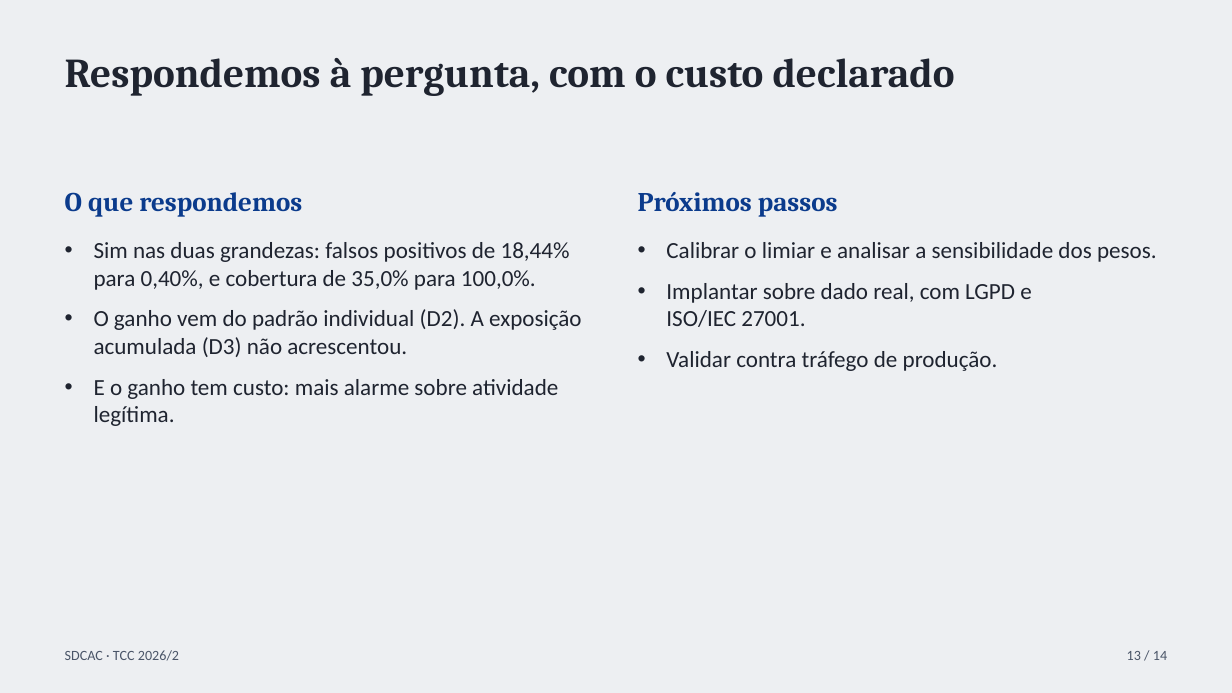
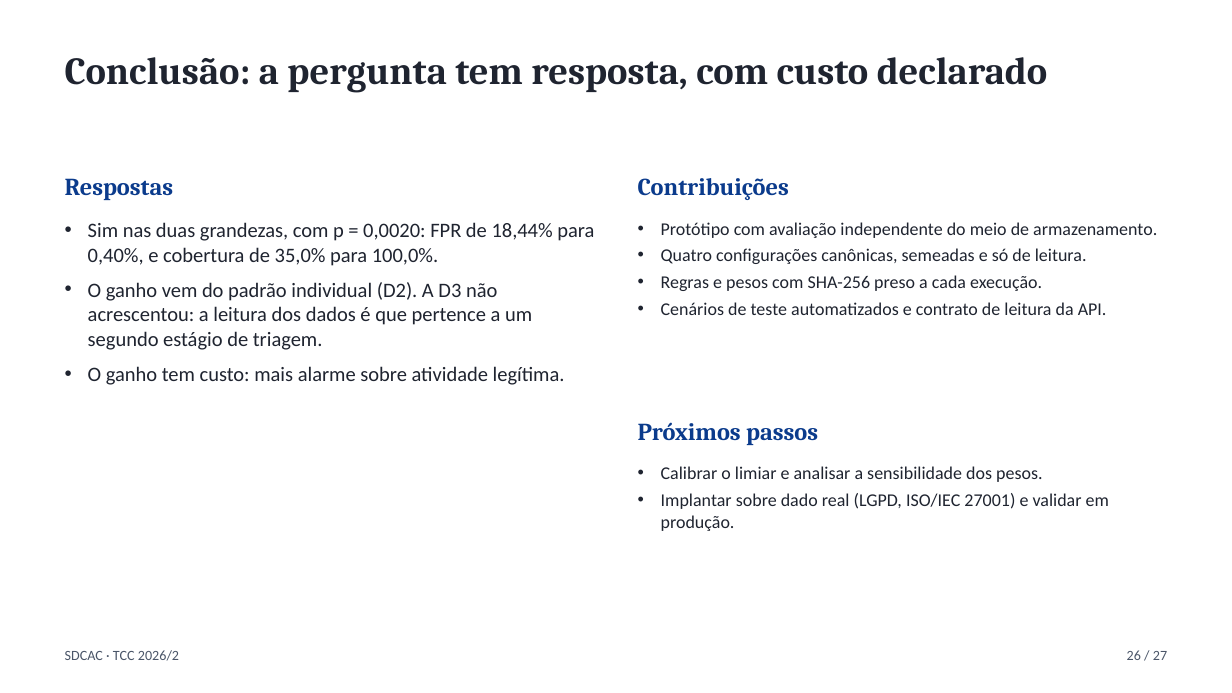
Before and after one commit to Codexrocks/TCC_SDCAC, a slide deck: slide 26 of apresentacao/apresentacao-sdcac.pptx (slide 13 before the commit). Drawn at 1232x693 pixels with LibreOffice and Linux fonts; fonts in the diff are those of the drawing. Boxes give left, top, right and bottom in pixels: in the first picture for what was removed or moved away, otherwise in the second. Text is boxed around its words. In the diff, an @@ line names an element or a change of style, - is before the commit and + after.

```diff
--- a/apresentacao/apresentacao-sdcac.pptx
+++ b/apresentacao/apresentacao-sdcac.pptx
@@ background #EDEFF2 to #FFFFFF @@
@@ text at <box>65,57,1048,93</box>: text changed; size 32 to 30 pt @@
-Respondemos à pergunta, com o custo declarado
+Conclusão: a pergunta tem resposta, com custo declarado
@@ text added at <box>65,178,173,200</box>, 19 pt, text #0B3B8C, bold @@
+Respostas
@@ text added at <box>638,178,789,200</box>, 19 pt, text #0B3B8C, bold @@
+Contribuições
@@ text removed at <box>65,192,302,217</box> @@
-O que respondemos
@@ text at <box>88,222,594,385</box>: text changed; size 18 to 16 pt @@
-• Sim nas duas grandezas: falsos positivos de 18,44% para 0,40%, e cobertura de 35,0% para 100,0%.
-• O ganho vem do padrão individual (D2). A exposição acumulada (D3) não acrescentou.
-• E o ganho tem custo: mais alarme sobre atividade legítima.
+• Sim nas duas grandezas, com p = 0,0020: FPR de 18,44% para 0,40%, e cobertura de 35,0% para 100,0%.
+• O ganho vem do padrão individual (D2). A D3 não acrescentou: a leitura dos dados é que pertence a um segundo estágio de triagem.
+• O ganho tem custo: mais alarme sobre atividade legítima.
@@ text added at <box>661,222,1157,315</box>, 14 pt, text #1F2430 @@
+• Protótipo com avaliação independente do meio de armazenamento.
+• Quatro configurações canônicas, semeadas e só de leitura.
+• Regras e pesos com SHA-256 preso a cada execução.
+• Cenários de teste automatizados e contrato de leitura da API.
@@ text "Próximos passos": place and size @@
-text "Próximos passos" at <box>638,192,838,217</box>
+text "Próximos passos" at <box>638,422,818,445</box>
@@ text "Próximos passos" at <box>638,422,818,445</box>: size 21 to 19 pt @@
@@ text "Calibrar o limiar e analisar ...": place and size @@
-text "Calibrar o limiar e analisar ..." at <box>666,242,1157,371</box>
+text "Calibrar o limiar e analisar ..." at <box>661,466,1109,531</box>
@@ text at <box>661,466,1042,482</box>: size 18 to 14 pt in "Calibrar o limiar e analisar a sensibilidade ..."; indent changed; less space between paragraphs @@
@@ text at <box>661,493,1109,531</box>: text changed; size 18 to 14 pt @@
-• Implantar sobre dado real, com LGPD e ISO/IEC 27001.
-• Validar contra tráfego de produção.
+• Implantar sobre dado real (LGPD, ISO/IEC 27001) e validar em produção.
@@ text at <box>1127,650,1167,660</box>: text changed @@
-13 / 14
+26 / 27
```
Also in this commit, not shown: 5 other slides changed, 21 slides added, 8 slides removed, 6 other files.
